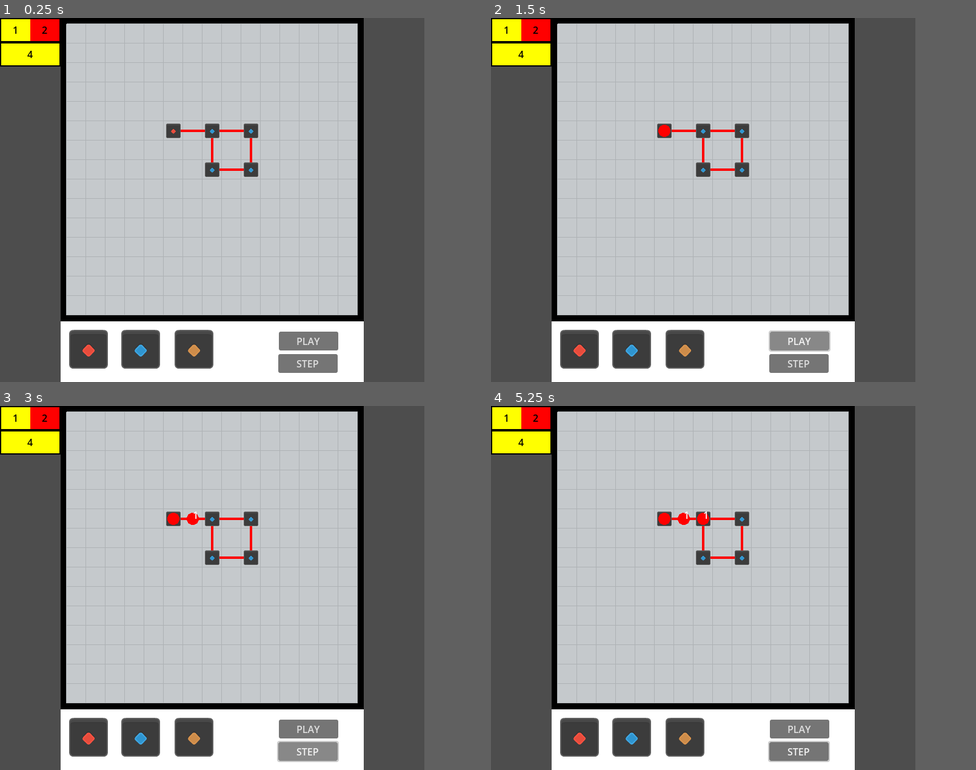
Above: before the commit, frames 1-4 (two rows, left to right).
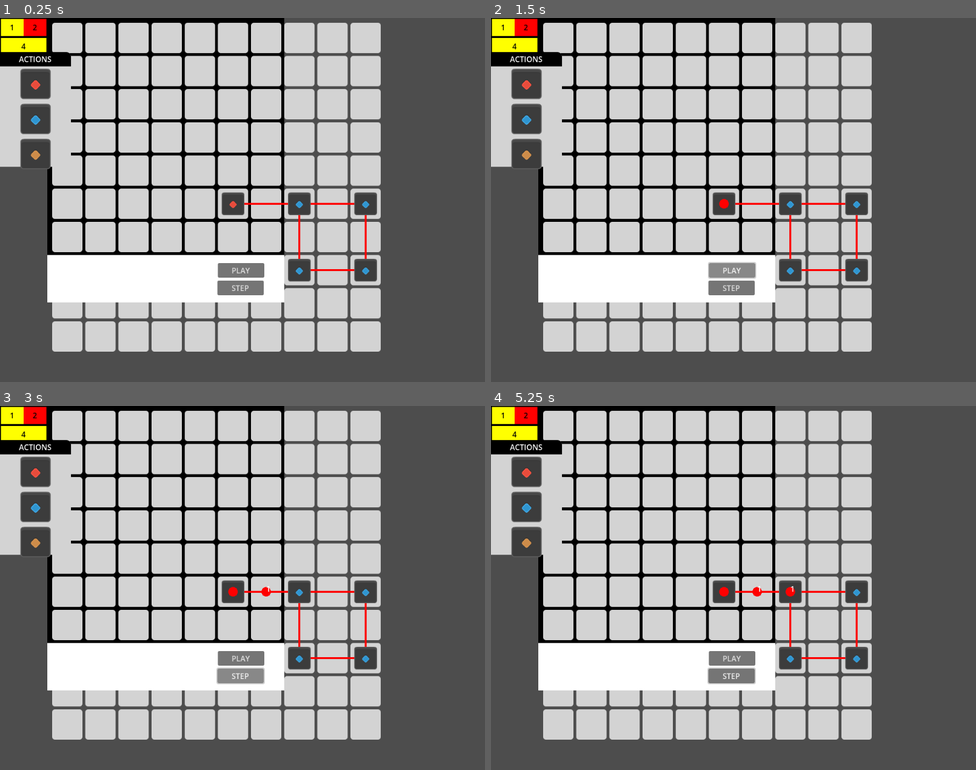
Above: after the commit, the same moments.

Repository: ricoapon/planet-cell
Game: Godot game, scene res://Scenes/menu.tscn
The game is run twice, just before and just after one commit, with the same random seed, the same clock (stepped at 60 frames per second) and the same inputs.
Inputs (mouse positions are in pixels of both pictures, inside the frame that each line leads up to):
- Up to frame 1 (0.25 s): no input
- Up to frame 2 (1.5 s): click "STEP" at 0.5 s; click "PLAY" at 1.25 s
- Up to frame 3 (3 s): click "PLAY" at 2 s; click "STEP" at 2.75 s
- Up to frame 4 (5.25 s): click "PLAY" at 3.5 s; click "STEP" at 4.25 s; tap Enter at 5 s; drag from (685, 518) to (743, 507) at 5.02 s
In our replay, the window is 700x600 before the commit and 800x600 after it. These sizes can differ from the game's own. Grey fills any space a smaller window leaves; there, only what the larger window draws over its background counts as a difference.

The runs differ from the first frame. In frame 1, 37% of the frame differs, in the area x 0-79%, y 0-100%; in frame 2, 37%; in frame 3, 37%; in frame 4, 37%.
Error in both runs: Invalid call. Nonexistent function 'next_step' in base 'Nil'. (res://Scenes/Menu.gd:50)

Commit message:
Add EditGridScreen

Diff:
--- a/Scenes/components/blocks/BlockView.gd
+++ b/Scenes/components/blocks/BlockView.gd
@@ -6,7 +6,7 @@
 class_name BlockView
 
 const ACTUAL_SIZE: float = 64
-var grid_cell_size: int = 32
+var grid_cell_size: int
 var coordinate: Coordinate
 var block: AbstractBlock
 
@@ -16,7 +16,6 @@
 	block = _block
 
 func _ready():
-	position = Vector2(coordinate.x, coordinate.y) * grid_cell_size
 	scale = Vector2(grid_cell_size / ACTUAL_SIZE, grid_cell_size / ACTUAL_SIZE)
 	$Sprite2D.texture = BlockTextures.get_texture_for_block(block)
 
--- a/Scenes/DraggableBlock.tscn
+++ b/Scenes/components/blocks/DraggableBlock.tscn
@@ -1,6 +1,6 @@
 [gd_scene load_steps=3 format=3 uid="uid://qppng80r2fw1"]
 
-[ext_resource type="Script" uid="uid://wyf1ogytonle" path="res://scenes/DraggableBlock.gd" id="1_8q1k4"]
+[ext_resource type="Script" uid="uid://wyf1ogytonle" path="res://scenes/components/blocks/DraggableBlock.gd" id="1_8q1k4"]
 [ext_resource type="Texture2D" uid="uid://dbagaicdpyvet" path="res://assets/blocks/environment_01.png" id="1_k2wk6"]
 
 [node name="DraggableBlock" type="TextureRect"]
--- a/Scenes/components/edges/EdgeView.gd
+++ b/Scenes/components/edges/EdgeView.gd
@@ -5,15 +5,15 @@
 var from: Coordinate
 var to: Coordinate
 
-func _init(_from: Coordinate, _to: Coordinate, cell_size: int):
+func _init(_from: Coordinate, _to: Coordinate, cell_size: int, spacing: int):
 	from = _from
 	to = _to
 
 	color = Color.RED
 	var width = 4
 
-	var from_middle = (Vector2(from.x + 0.5, from.y + 0.5)) * cell_size
-	var to_middle = (Vector2(to.x + 0.5, to.y + 0.5)) * cell_size
+	var from_middle = GridCalculations.determine_middle(from, cell_size, spacing)
+	var to_middle = GridCalculations.determine_middle(to, cell_size, spacing)
 	var min_x = min(from_middle.x, to_middle.x)
 	var min_y = min(from_middle.y, to_middle.y)
 	var max_x = max(from_middle.x, to_middle.x)
--- /dev/null
+++ b/Scenes/components/grids/GridCalculations.gd
@@ -0,0 +1,7 @@
+class_name GridCalculations
+extends RefCounted
+
+static func determine_middle(coordinate: Coordinate, cell_size, spacing) -> Vector2:
+	return Vector2(
+		(cell_size + spacing) * (coordinate.x + 0.5) - spacing / 2.0,
+		(cell_size + spacing) * (coordinate.y + 0.5) - spacing / 2.0)
--- a/Scenes/components/grids/GridExecutionView.gd
+++ b/Scenes/components/grids/GridExecutionView.gd
@@ -21,7 +21,7 @@
 	for powered_edge in grid_execution.next_powered_edges:
 		# Starting point is with edge null.
 		if powered_edge.from == null:
-			draw_circle(to_vector(powered_edge.to.x, powered_edge.to.y), 10, Color.RED)
+			draw_circle(to_middle_vector(powered_edge.to.x, powered_edge.to.y), 10, Color.RED)
 			continue
 
 		var x = powered_edge.from.x
@@ -37,11 +37,11 @@
 			else:
 				x -= powered_edge.step
 
-		var middle = to_vector(x, y)
+		var middle = to_middle_vector(x, y)
 		draw_circle(middle, 10, Color.RED)
 
 		# TODO: Find a better way to display power.
 		draw_string(get_theme_default_font(), middle, str(powered_edge.power))
 
-func to_vector(x: int, y: int) -> Vector2:
-	return Vector2(grid_view.CELL_SIZE * (x + 0.5), grid_view.CELL_SIZE * (y + 0.5))
+func to_middle_vector(x: int, y: int) -> Vector2:
+	return GridCalculations.determine_middle(Coordinate.new(x, y), grid_view.CELL_SIZE, grid_view.spacing)
--- a/Scenes/components/grids/GridView.gd
+++ b/Scenes/components/grids/GridView.gd
@@ -3,37 +3,42 @@
 
 @onready var BlockScene = preload("res://scenes/components/blocks/BlockView.tscn")
 
-@export var width_in_pixels: int = 480
-@export var height_in_pixels: int = 480
-
-var width_in_cells = floor(float(width_in_pixels) / CELL_SIZE)
-var height_in_cells = floor(float(height_in_pixels) / CELL_SIZE)
-const CELL_SIZE = 32
-
 var grid: Grid = Grid.new(10, 10)
+const CELL_SIZE = 64
 
 var blocks: Dictionary[Coordinate, BlockView] = {}
 var edge_views: EdgeViewDictionary = EdgeViewDictionary.new()
 
+# Variables for the boxes.
+var spacing = 6
+var corner_radius = 6
+
+func create_style_box_flat() -> StyleBoxFlat:
+	var style_box_flat: StyleBoxFlat = StyleBoxFlat.new()
+	style_box_flat.bg_color = Color.html("#D3D3D3")
+	style_box_flat.corner_radius_top_left = corner_radius
+	style_box_flat.corner_radius_top_right = corner_radius
+	style_box_flat.corner_radius_bottom_left = corner_radius
+	style_box_flat.corner_radius_bottom_right = corner_radius
+	style_box_flat.set_corner_detail(10)
+	return style_box_flat
+
 func _ready():
 	# Make sure the grid is the size we need for drag and drop stuff.
-	size = Vector2(width_in_pixels, height_in_pixels)
+	size = Vector2(grid.width * (CELL_SIZE + spacing), grid.height * (CELL_SIZE + spacing))
 
 func _draw():
-	draw_rect(Rect2i(0, 0, width_in_pixels, height_in_pixels), Color.html("#C5C9CC"))
-
-	for x in (width_in_cells + 1):
-		var from = Vector2i(x * CELL_SIZE, 0)
-		var to = Vector2i(from.x, height_in_pixels)
-		draw_line(from, to, Color.html("#AEB2B5"))
-	for y in (height_in_cells + 1):
-		var from = Vector2i(0, y * CELL_SIZE)
-		var to = Vector2i(width_in_pixels, from.y)
-		draw_line(from, to, Color.html("#AEB2B5"))
+	var style_box_flat = create_style_box_flat()
+	for x in range(grid.width):
+		for y in range(grid.height):
+			var pos = Vector2(x * (CELL_SIZE + spacing), y * (CELL_SIZE + spacing))
+			var rect = Rect2(pos, Vector2(CELL_SIZE, CELL_SIZE))
+			draw_style_box(style_box_flat, rect)
 
 func place_block(coordinate: Coordinate, block: AbstractBlock):
-	var block_scene = BlockScene.instantiate()
+	var block_scene: BlockView = BlockScene.instantiate()
 	block_scene.init(coordinate, CELL_SIZE, block)
+	block_scene.position = Vector2(coordinate.x, coordinate.y) * (CELL_SIZE + spacing)
 	grid.add_block(coordinate, block)
 	$BlockContainer.add_child(block_scene)
 	blocks[coordinate] = block_scene
@@ -45,8 +50,8 @@
 	return data is AbstractBlock
 
 func _drop_data(at_position, data):
-	var x = floor(float(at_position.x) / CELL_SIZE)
-	var y = floor(float(at_position.y) / CELL_SIZE)
+	var x = floor(float(at_position.x) / (CELL_SIZE + spacing))
+	var y = floor(float(at_position.y) / (CELL_SIZE + spacing))
 	place_block(Coordinate.new(x, y), data)
 
 func on_erase_block(coordinate: Coordinate):
@@ -92,7 +97,7 @@
 		return
 
 	grid.add_edge(from, to)
-	var edge = EdgeView.new(from, to, CELL_SIZE)
+	var edge = EdgeView.new(from, to, CELL_SIZE, spacing)
 	edge.z_index = 1
 	$EdgeContainer.add_child(edge)
 	edge_views.add(edge)
--- /dev/null
+++ b/Scenes/components/menu/ButtonWithIcon.tscn
@@ -0,0 +1,6 @@
+[gd_scene format=3 uid="uid://8nqls1sw4xn"]
+
+[node name="ButtonWithIcon" type="Button"]
+offset_right = 140.0
+offset_bottom = 40.0
+text = "PLAY"
--- /dev/null
+++ b/Scenes/components/menu/SidePanel.gd
@@ -0,0 +1 @@
+extends Panel
--- /dev/null
+++ b/Scenes/components/menu/SidePanel.tscn
@@ -0,0 +1,42 @@
+[gd_scene load_steps=4 format=3 uid="uid://dc4mry44mnibi"]
+
+[ext_resource type="Script" uid="uid://djqte4131b6mr" path="res://scenes/components/menu/SidePanel.gd" id="1_nrlv3"]
+
+[sub_resource type="StyleBoxFlat" id="StyleBoxFlat_eic27"]
+bg_color = Color(0.827451, 0.827451, 0.827451, 1)
+corner_radius_top_right = 10
+corner_radius_bottom_right = 10
+
+[sub_resource type="StyleBoxFlat" id="StyleBoxFlat_nrlv3"]
+bg_color = Color(0, 0, 0, 1)
+corner_radius_top_right = 10
+corner_detail = 10
+
+[node name="SidePanel" type="Panel"]
+offset_top = 1.0
+offset_right = 150.0
+offset_bottom = 71.0
+theme_override_styles/panel = SubResource("StyleBoxFlat_eic27")
+script = ExtResource("1_nrlv3")
+
+[node name="Panel" type="Panel" parent="."]
+layout_mode = 0
+offset_right = 150.0
+offset_bottom = 30.0
+theme_override_styles/panel = SubResource("StyleBoxFlat_nrlv3")
+
+[node name="Label" type="Label" parent="Panel"]
+layout_mode = 0
+offset_right = 150.0
+offset_bottom = 30.0
+text = "ACTIONS"
+horizontal_alignment = 1
+vertical_alignment = 1
+
+[node name="VBoxContainer" type="VBoxContainer" parent="."]
+layout_mode = 0
+offset_left = 5.0
+offset_top = 35.0
+offset_right = 145.0
+offset_bottom = 75.0
+theme_override_constants/separation = 10
--- a/Scenes/menu.tscn
+++ b/Scenes/menu.tscn
@@ -1,8 +1,9 @@
-[gd_scene load_steps=5 format=3 uid="uid://dy4dooi088si3"]
+[gd_scene load_steps=6 format=3 uid="uid://dy4dooi088si3"]
 
 [ext_resource type="PackedScene" uid="uid://cj5037ryd1xpn" path="res://scenes/components/grids/GridView.tscn" id="1_11y2r"]
 [ext_resource type="Script" uid="uid://m037x6xw1xv7" path="res://scenes/Menu.gd" id="1_o0tnf"]
-[ext_resource type="PackedScene" uid="uid://qppng80r2fw1" path="res://scenes/DraggableBlock.tscn" id="2_upctu"]
+[ext_resource type="PackedScene" uid="uid://qppng80r2fw1" path="res://scenes/components/blocks/DraggableBlock.tscn" id="2_upctu"]
+[ext_resource type="PackedScene" uid="uid://dc4mry44mnibi" path="res://scenes/components/menu/SidePanel.tscn" id="4_jmdev"]
 [ext_resource type="PackedScene" uid="uid://b7ack6a2rvejj" path="res://scenes/components/output/OrderedOutputView.tscn" id="4_o0tnf"]
 
 [node name="Menu" type="Node2D"]
@@ -33,29 +34,6 @@
 offset_bottom = 600.0
 metadata/_edit_use_anchors_ = true
 
-[node name="DraggableBlockStarter" parent="Middle" instance=ExtResource("2_upctu")]
-offset_left = 14.0
-offset_top = 514.0
-offset_right = 78.0
-offset_bottom = 578.0
-block_type = 2
-metadata/_edit_use_anchors_ = true
-
-[node name="DraggableBlockSplit" parent="Middle" instance=ExtResource("2_upctu")]
-offset_left = 100.0
-offset_top = 514.0
-offset_right = 164.0
-offset_bottom = 578.0
-block_type = 1
-metadata/_edit_use_anchors_ = true
-
-[node name="DraggableBlockOutput" parent="Middle" instance=ExtResource("2_upctu")]
-offset_left = 188.0
-offset_top = 514.0
-offset_right = 252.0
-offset_bottom = 578.0
-metadata/_edit_use_anchors_ = true
-
 [node name="Button" type="Button" parent="Middle"]
 offset_left = 360.0
 offset_top = 517.0
@@ -72,5 +50,31 @@
 text = "STEP"
 metadata/_edit_use_anchors_ = true
 
+[node name="SidePanel" parent="." instance=ExtResource("4_jmdev")]
+offset_top = 72.0
+offset_bottom = 314.0
+
+[node name="DraggableBlockStarter" parent="SidePanel/VBoxContainer" index="0" instance=ExtResource("2_upctu")]
+layout_mode = 2
+size_flags_horizontal = 4
+size_flags_vertical = 4
+block_type = 2
+metadata/_edit_use_anchors_ = true
+
+[node name="DraggableBlockSplit" parent="SidePanel/VBoxContainer" index="1" instance=ExtResource("2_upctu")]
+layout_mode = 2
+size_flags_horizontal = 4
+size_flags_vertical = 4
+block_type = 1
+metadata/_edit_use_anchors_ = true
+
+[node name="DraggableBlockOutput" parent="SidePanel/VBoxContainer" index="2" instance=ExtResource("2_upctu")]
+layout_mode = 2
+size_flags_horizontal = 4
+size_flags_vertical = 4
+metadata/_edit_use_anchors_ = true
+
 [connection signal="pressed" from="Middle/Button" to="." method="_on_button_pressed"]
 [connection signal="pressed" from="Middle/Button2" to="." method="_on_button_2_pressed"]
+
+[editable path="SidePanel"]
--- /dev/null
+++ b/Scenes/screens/EditGridScreen.tscn
@@ -0,0 +1,94 @@
+[gd_scene load_steps=6 format=3 uid="uid://cky1vttdixbsd"]
+
+[ext_resource type="Texture2D" uid="uid://bjwctq5vw5sjq" path="res://assets/Background.jpg" id="1_r23i0"]
+[ext_resource type="PackedScene" uid="uid://dc4mry44mnibi" path="res://scenes/components/menu/SidePanel.tscn" id="2_4v46g"]
+[ext_resource type="PackedScene" uid="uid://8nqls1sw4xn" path="res://scenes/components/menu/ButtonWithIcon.tscn" id="3_7god6"]
+[ext_resource type="PackedScene" uid="uid://qppng80r2fw1" path="res://scenes/components/blocks/DraggableBlock.tscn" id="4_gaef8"]
+[ext_resource type="PackedScene" uid="uid://cj5037ryd1xpn" path="res://scenes/components/grids/GridView.tscn" id="5_npwm7"]
+
+[node name="EditGridScreen" type="Control"]
+layout_mode = 3
+anchors_preset = 0
+offset_right = 1024.0
+offset_bottom = 768.0
+
+[node name="Background" type="TextureRect" parent="."]
+layout_mode = 0
+offset_right = 1152.0
+offset_bottom = 768.0
+texture = ExtResource("1_r23i0")
+expand_mode = 1
+
+[node name="ActionsSidePanel" parent="." instance=ExtResource("2_4v46g")]
+layout_mode = 0
+offset_top = 50.0
+offset_bottom = 247.0
+
+[node name="PlayButton" parent="ActionsSidePanel/VBoxContainer" index="0" instance=ExtResource("3_7god6")]
+layout_mode = 2
+
+[node name="StepButton" parent="ActionsSidePanel/VBoxContainer" index="1" instance=ExtResource("3_7god6")]
+layout_mode = 2
+text = "STEP"
+
+[node name="StopButton" parent="ActionsSidePanel/VBoxContainer" index="2" instance=ExtResource("3_7god6")]
+layout_mode = 2
+text = "STOP"
+
+[node name="SpeedButton" parent="ActionsSidePanel/VBoxContainer" index="3" instance=ExtResource("3_7god6")]
+layout_mode = 2
+text = "SPEED x1"
+
+[node name="ButtonsSidePanel" parent="." instance=ExtResource("2_4v46g")]
+layout_mode = 0
+offset_top = 274.0
+offset_bottom = 453.0
+
+[node name="Label" parent="ButtonsSidePanel/Panel" index="0"]
+text = "BUTTONS"
+
+[node name="HBoxContainer" type="HBoxContainer" parent="ButtonsSidePanel/VBoxContainer" index="0"]
+layout_mode = 2
+theme_override_constants/separation = 12
+
+[node name="StarterBlock" parent="ButtonsSidePanel/VBoxContainer/HBoxContainer" instance=ExtResource("4_gaef8")]
+layout_mode = 2
+size_flags_horizontal = 4
+size_flags_vertical = 4
+block_type = 2
+
+[node name="OutputBlock" parent="ButtonsSidePanel/VBoxContainer/HBoxContainer" instance=ExtResource("4_gaef8")]
+layout_mode = 2
+size_flags_horizontal = 4
+size_flags_vertical = 4
+
+[node name="HBoxContainer2" type="HBoxContainer" parent="ButtonsSidePanel/VBoxContainer" index="1"]
+layout_mode = 2
+theme_override_constants/separation = 12
+
+[node name="SplitBlock" parent="ButtonsSidePanel/VBoxContainer/HBoxContainer2" instance=ExtResource("4_gaef8")]
+layout_mode = 2
+size_flags_horizontal = 4
+size_flags_vertical = 4
+block_type = 1
+
+[node name="ExpectedSidePanel" parent="." instance=ExtResource("2_4v46g")]
+layout_mode = 0
+offset_top = 487.0
+offset_bottom = 712.0
+
+[node name="Label" parent="ExpectedSidePanel/Panel" index="0"]
+text = "EXPECTED"
+
+[node name="VBoxContainer" parent="ExpectedSidePanel" index="1"]
+offset_bottom = 218.0
+
+[node name="GridView" parent="." instance=ExtResource("5_npwm7")]
+offset_left = 265.0
+offset_top = 37.0
+offset_right = 983.0
+offset_bottom = 737.0
+
+[editable path="ActionsSidePanel"]
+[editable path="ButtonsSidePanel"]
+[editable path="ExpectedSidePanel"]
--- a/project.godot
+++ b/project.godot
@@ -17,8 +17,8 @@
 
 [display]
 
-window/size/viewport_width=700
-window/size/viewport_height=600
+window/size/viewport_width=1024
+window/size/viewport_height=768
 
 [rendering]
 
Renamed: Scenes/DraggableBlock.gd -> Scenes/components/blocks/DraggableBlock.gd
Renamed: Scenes/DraggableBlock.gd.uid -> Scenes/components/blocks/DraggableBlock.gd.uid
Not shown, added: Scenes/components/grids/GridCalculations.gd.uid
Not shown, added: Scenes/components/menu/SidePanel.gd.uid
Binary file added: assets/Background.jpg
Not shown, added: assets/Background.jpg.import
